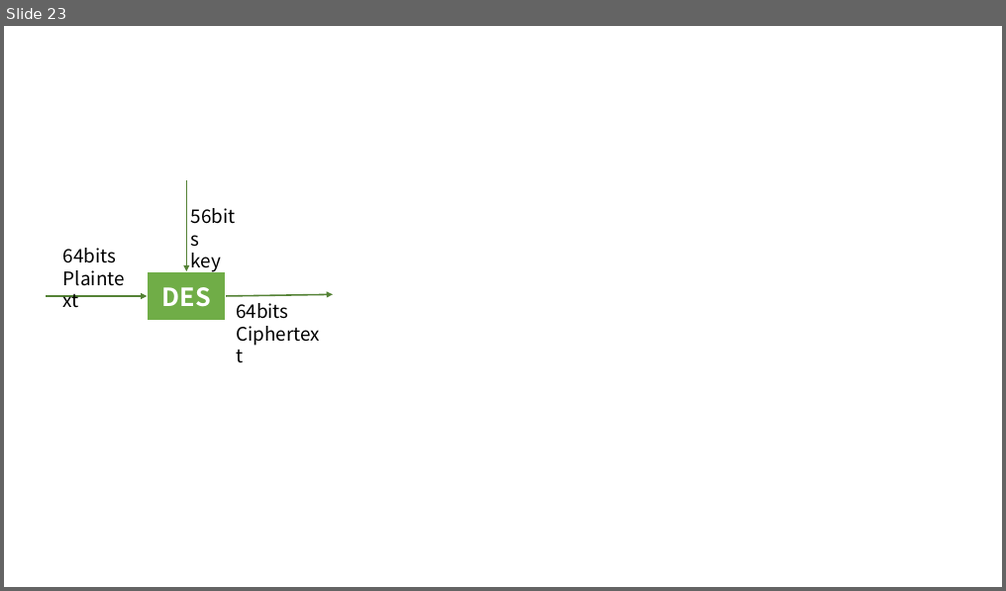
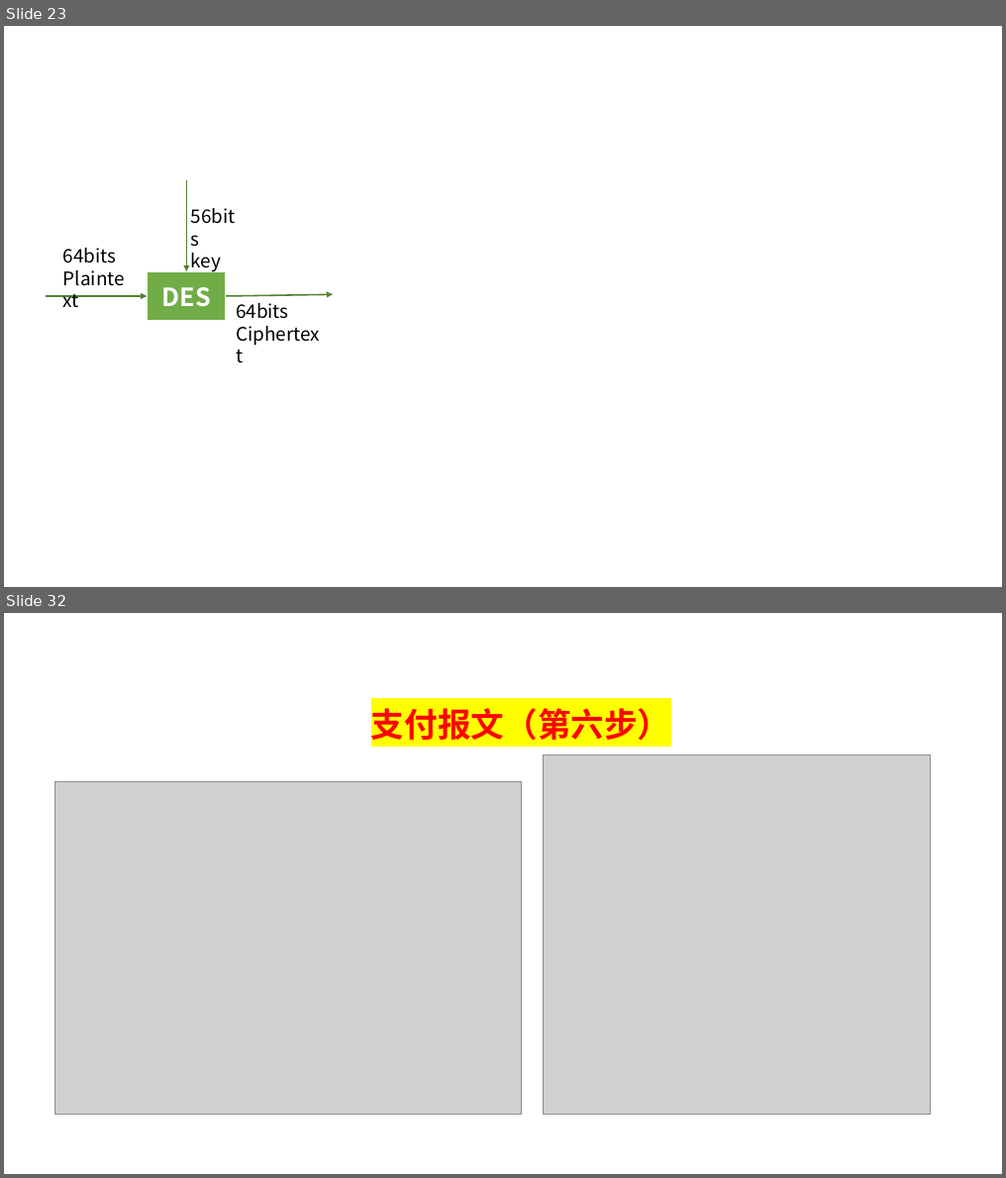
Before and after one commit to guofei9987/a, a slide deck: computer/cipher/cipher.pptx. Shown one above the other, each under a label of ours: slide 23 before the commit, slides 23 and 32 after it; the slides between them are not shown. The pictures are 1006x591 and 1006x1178 pixels, drawn with LibreOffice and Linux fonts; fonts in the diff are those of the drawing; grey boxes stand for pictures. Boxes give left, top, right and bottom in pixels: in the first picture for what was removed or moved away, otherwise in the second. Text is boxed around its words. In the diff, an @@ line names an element or a change of style, - is before the commit and + after.

```diff
--- a/computer/cipher/cipher.pptx
+++ b/computer/cipher/cipher.pptx
@@ slide 32 added at <box>4,613,1002,1174</box>, background #FFFFFF @@
@@ text added at <box>371,708,670,741</box>, 32 pt, text #FF0000, bold @@
+支付报文（第六步）
@@ picture added at <box>543,756,930,1115</box> @@
@@ picture added at <box>54,781,522,1114</box> @@
```
Also in this commit, not shown: 11 other slides added.
